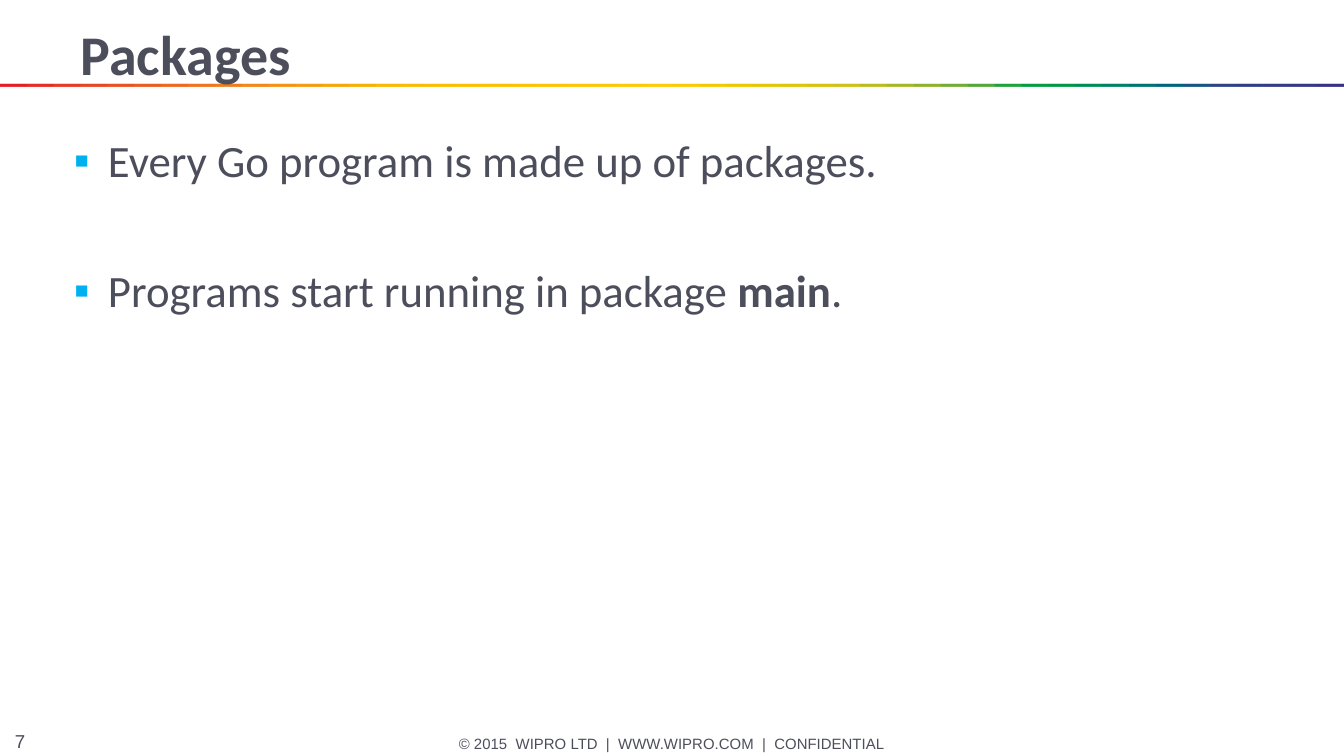
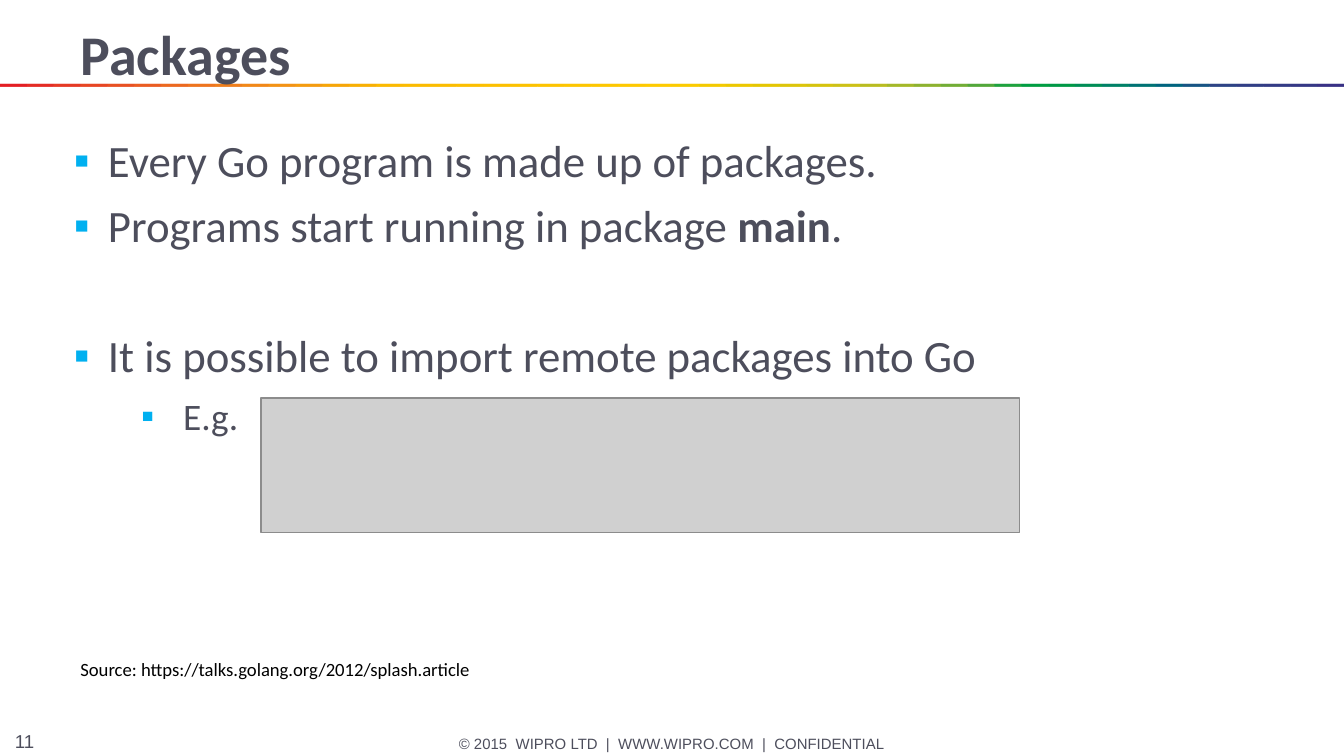
Before and after one commit to HANAND1979/go, a slide deck: slide 11 of go/Go.pptx (slide 7 before the commit). Drawn at 1344x756 pixels with LibreOffice and Linux fonts; fonts in the diff are those of the drawing; grey boxes stand for pictures. Boxes give left, top, right and bottom in pixels: in the first picture for what was removed or moved away, otherwise in the second. Text is boxed around its words. In the diff, an @@ line names an element or a change of style, - is before the commit and + after.

```diff
--- a/go/Go.pptx
+++ b/go/Go.pptx
@@ text at [108,341,976,437]: paragraphs added @@
+▪ It is possible to import remote packages into Go
+  ▪ E.g.
@@ picture added at [261,398,1020,532] @@
@@ text added at [80,663,469,680], 10 pt, text #000000 @@
+Source: https://talks.golang.org/2012/splash.article
@@ page number at [15,735,34,748]: text changed @@
-7
+11
```
Also in this commit, not shown: 10 other slides changed, 8 slides added, 3 slides removed.
